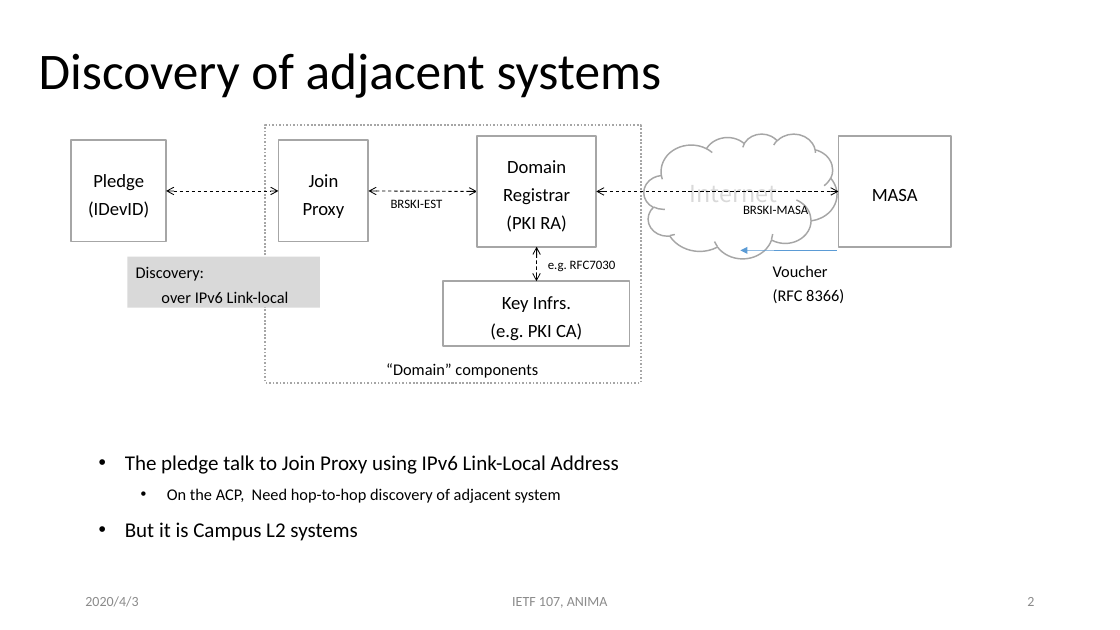
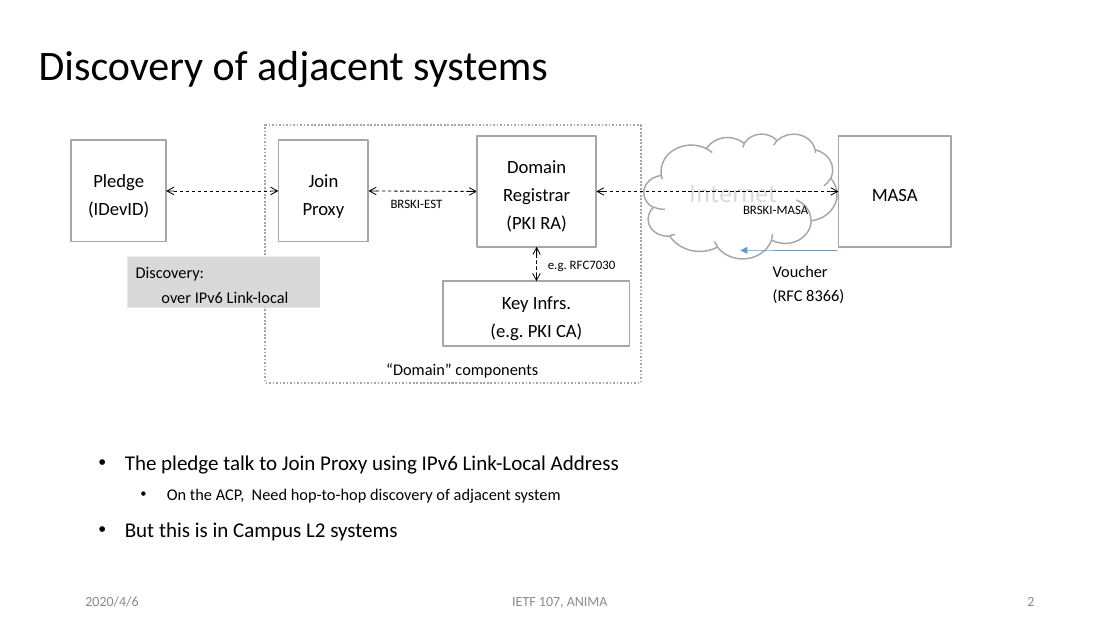
Before and after one commit to mcr/anima-l2friendly-acp, a slide deck: slide 2 of IETF-107-ANIMA IPv6 over Link-Local Discovery Protocol.pptx. Drawn at 1120x630 pixels with LibreOffice and Linux fonts; fonts in the diff are those of the drawing. Boxes give left, top, right and bottom in pixels: in the first picture for what was removed or moved away, otherwise in the second. Text is boxed around its words. In the diff, an @@ line names an element or a change of style, - is before the commit and + after.

```diff
--- a/IETF-107-ANIMA IPv6 over Link-Local Discovery Protocol.pptx
+++ b/IETF-107-ANIMA IPv6 over Link-Local Discovery Protocol.pptx
@@ text "Discovery of adjacent systems" at (39, 51, 548, 88): size 44 to 36 pt @@
@@ text at (125, 522, 397, 541): text changed @@
-• But it is Campus L2 systems
+• But this is in Campus L2 systems
@@ text at (85, 596, 138, 607): text changed @@
-2020/4/3
+2020/4/6
```
Also in this commit, not shown: 4 other slides changed.
